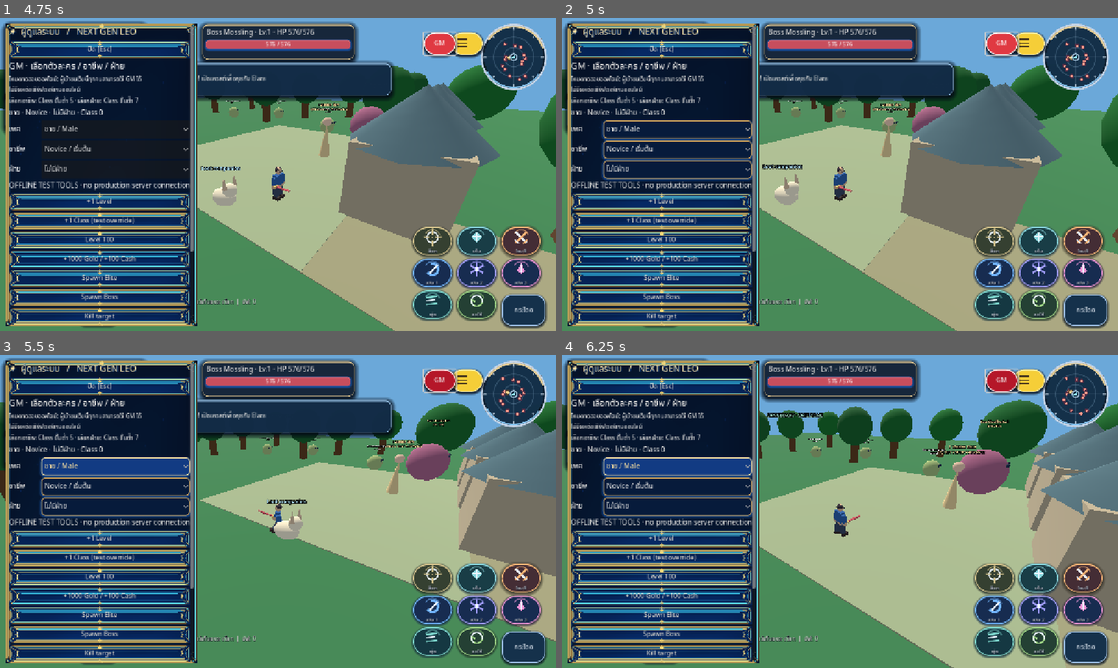
Above: before the commit, frames 1-4 (two rows, left to right).
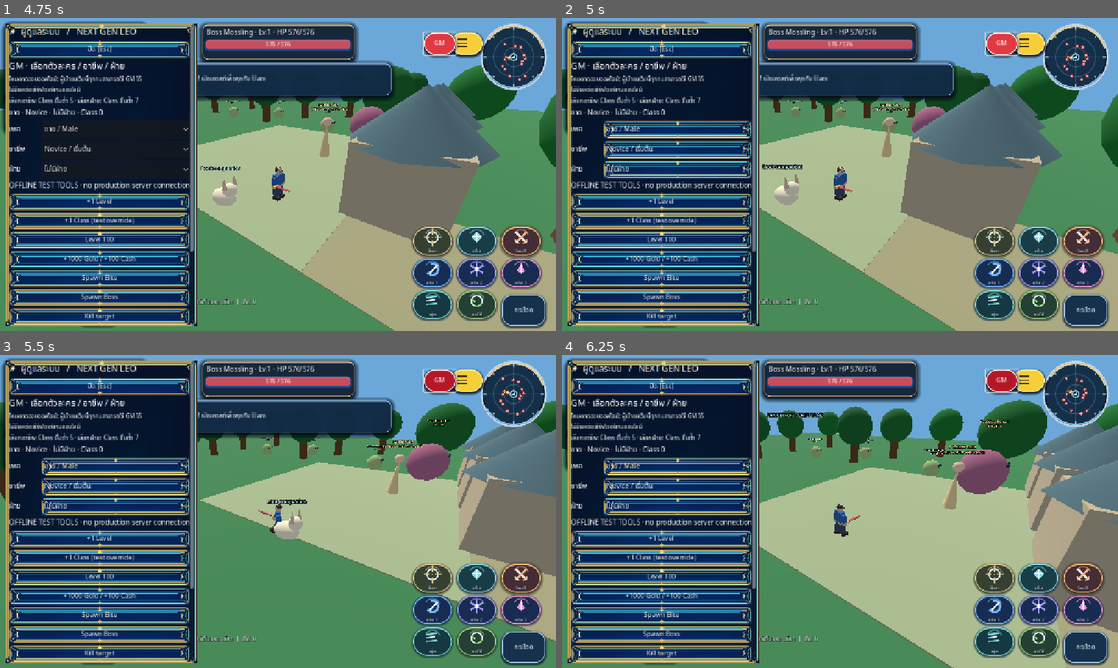
Above: after the commit, the same moments.

Repository: redfullmoon209-debug/NexTgenLeo
Game: Godot game, scene res://scenes/main.tscn
Same seed, same stepped clock (60 frames per second), same inputs: the game is played once before the commit and once after it.
Inputs (mouse positions are in pixels of both pictures, inside the frame that each line leads up to):
- Up to frame 1 (4.75 s): click "กระโดด" at 0.5 s; tap Enter at 1.25 s; move the mouse to (250, 237) at 1.27 s; hold W 1.28-2 s; tap Tab at 1.35 s; click (250, 237) at 1.42 s; tap Space at 1.52 s; drag from (444, 221) to (250, 237) at 2.02 s; click "วิ่ง: เปิด" at 2.75 s; click "วิ่ง: ปิด" at 3.5 s; click "GM" at 4.25 s
- Up to frame 2 (5 s): no input
- Up to frame 3 (5.5 s): move the mouse to (111, 464) at 5.02 s; hold A from 5.03 s (still down); tap 1 at 5.1 s
- Up to frame 4 (6.25 s): release A at 5.75 s; drag from (867, 511) to (673, 464) at 5.77 s

Frame 1 is identical in both runs. In frame 2, 4.6% of the frame differs, in the area x 7-35%, y 32-53%; in frame 3, 4.8%; in frame 4, 4.8%.

Commit message:
Apply real PNG nine-patch skin to fallback runtime buttons and dialog panels

Diff:
--- a/scripts/fantasy_ui_theme.gd
+++ b/scripts/fantasy_ui_theme.gd
@@ -9,25 +9,23 @@
 const MUTED := Color("#B2CBEC")
 const BLUE := Color("#55B3FF")
 var _tick := 0.0
-var _normal: StyleBoxFlat
-var _hover: StyleBoxFlat
-var _pressed: StyleBoxFlat
+var _normal: StyleBox
+var _hover: StyleBox
+var _pressed: StyleBox
 var _disabled: StyleBoxFlat
 var _focus: StyleBoxFlat
-var _plate: StyleBoxFlat
+var _plate: StyleBox
 var _input: StyleBoxFlat
 var _progress_bg: StyleBoxFlat
 
 func _ready() -> void:
-	_normal = _box(Color("#071B3B"), EDGE, 9, 2)
-	_hover = _box(Color("#123B83"), GOLD, 9, 2)
-	_pressed = _box(Color("#0D5DB8"), Color("#FFF0C0"), 9, 2)
+	var png_style = load("res://scripts/royal_png_ui.gd")
+	_normal = png_style.style("button_normal")
+	_hover = png_style.style("button_hover")
+	_pressed = png_style.style("button_selected")
 	_disabled = _box(Color("#11213D"), Color("#51688A"), 9, 1)
 	_focus = _box(Color.TRANSPARENT, GOLD, 9, 2)
-	_plate = _box(Color("#071B3CFB"), Color("#F1C475"), 12, 2)
-	_plate.border_width_top = 3
-	_plate.shadow_size = 9
-	_plate.shadow_offset = Vector2(0, 4)
+	_plate = png_style.style("panel")
 	_input = _box(PANEL, EDGE, 8, 2)
 	_progress_bg = _box(Color("#040F25"), Color("#6B9DD9"), 6, 1)
 	set_process(true)
